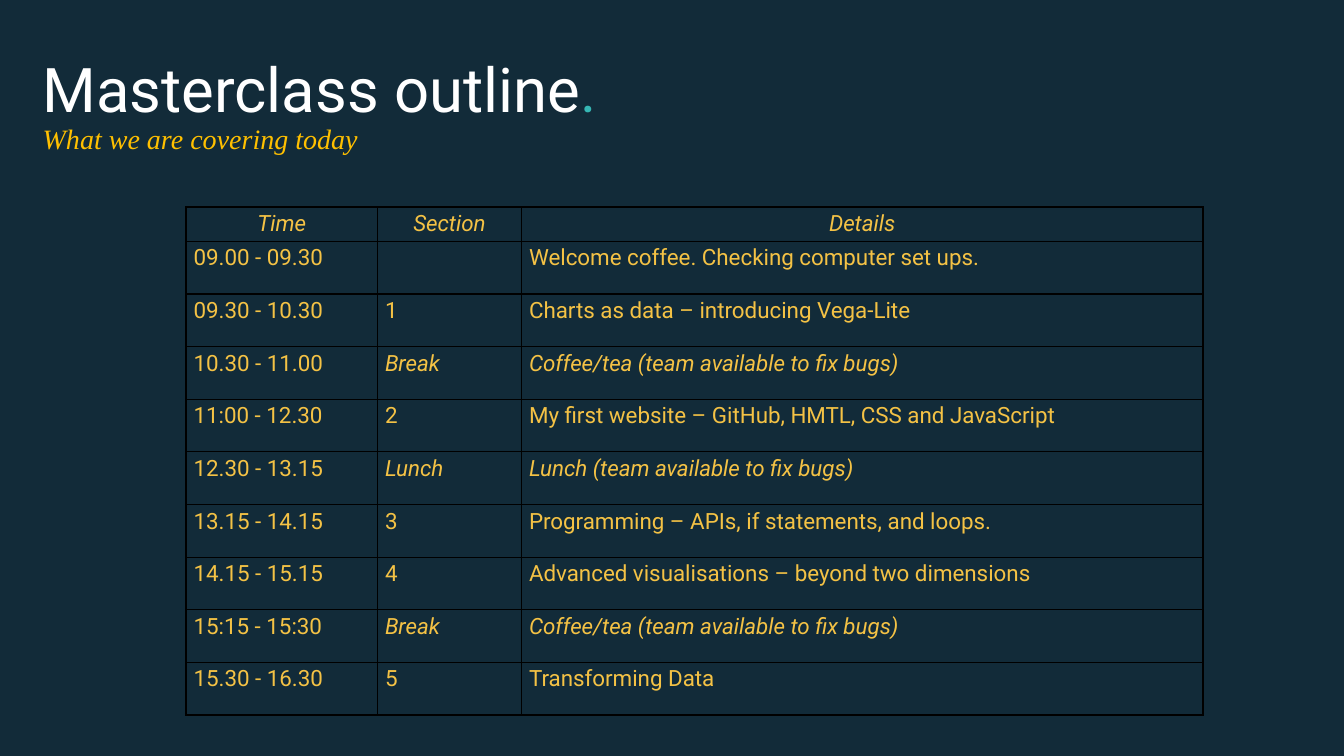
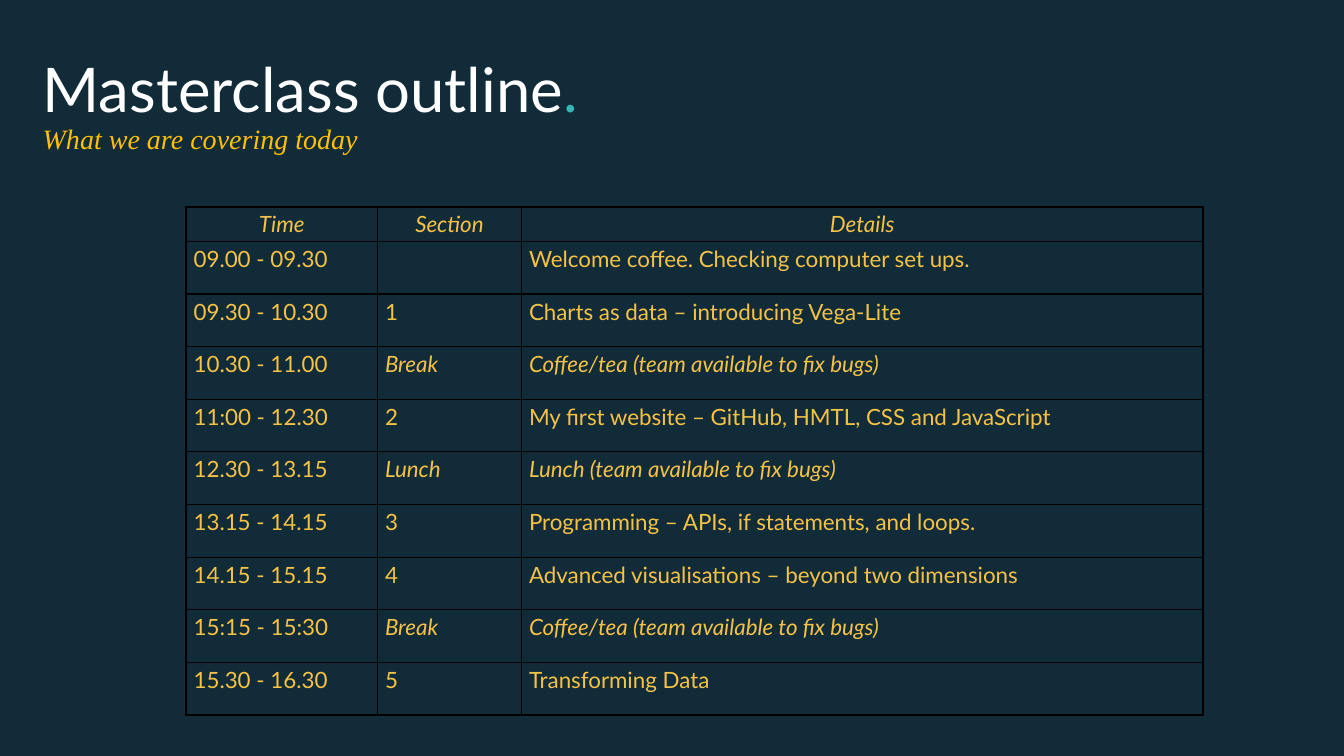
Before and after one commit to EconomicsObservatory/courses, a slide deck: slide 14 of 1/s1_Charts_as_data.pptx. Drawn at 1344x756 pixels with LibreOffice and Linux fonts; fonts in the diff are those of the drawing. Boxes give left, top, right and bottom in pixels: in the first picture for what was removed or moved away, otherwise in the second. Text is boxed around its words. In the diff, an @@ line names an element or a change of style, - is before the commit and + after.

```diff
--- a/1/s1_Charts_as_data.pptx
+++ b/1/s1_Charts_as_data.pptx
@@ text "Masterclass outline. What we are ..." at bbox=[43, 66, 578, 155]: font Roboto to Lato in "Masterclass outline." @@
@@ table at bbox=[187, 207, 1204, 715] @@
@@ font Roboto to Lato @@
```
Also in this commit, not shown: 38 other slides changed, 7 other files.
